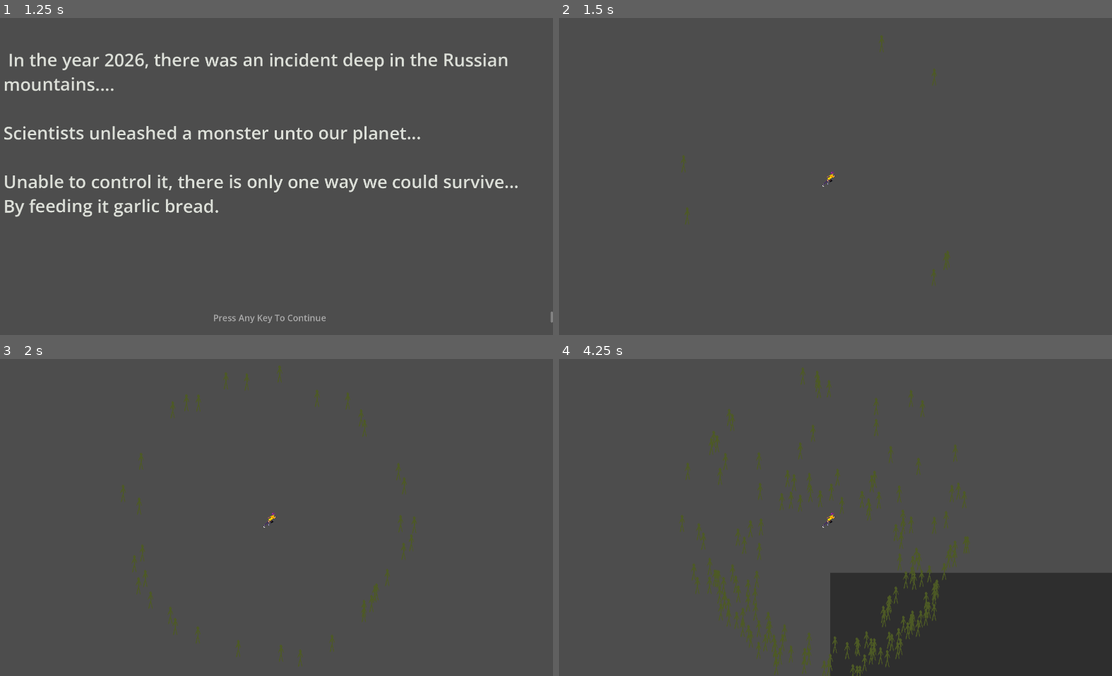
Above: before the commit, frames 1-4 (two rows, left to right).
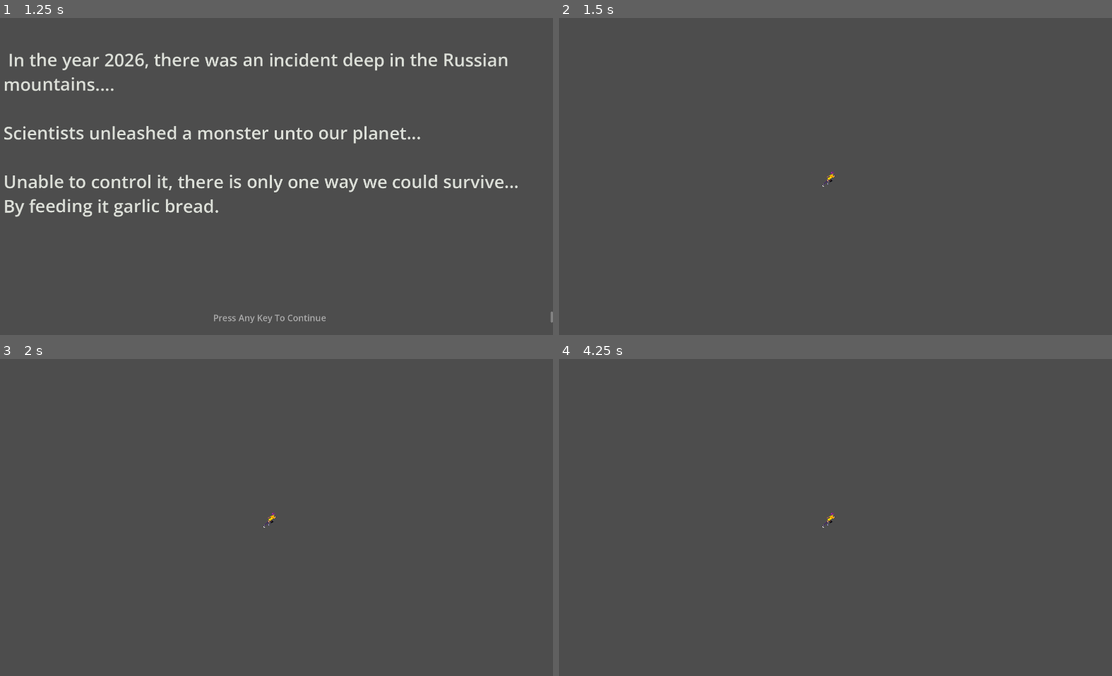
Above: after the commit, the same moments.

Repository: Falmenca/Garlic-Bread
Game: Godot game, scene res://Pages/Menus/Main_Menu.tscn
The game is run twice, just before and just after one commit, with the same random seed, the same clock (stepped at 60 frames per second) and the same inputs.
Inputs (mouse positions are in pixels of both pictures, inside the frame that each line leads up to):
- Up to frame 1 (1.25 s): tap Enter (ui_accept) at 0.5 s; move the mouse to (392, 160) at 0.52 s; hold D (right) from 0.53 s (still down); hold Enter (ui_accept) from 0.53 s (still down); click (392, 160) at 0.67 s
- Up to frame 2 (1.5 s): move the mouse to (719, 192) at 1.27 s; release D (right) at 1.28 s; release Enter (ui_accept) at 1.28 s; hold S (down) from 1.28 s (still down); tap Enter (ui_accept) at 1.35 s
- Up to frame 3 (2 s): keep holding S (down); tap Enter (ui_accept) at 1.52, 1.82 s
- Up to frame 4 (4.25 s): move the mouse to (885, 447) at 2.02 s; release S (down) at 2.03 s; hold D (right) 2.03-2.78 s; hold Enter (ui_accept) 2.03-2.78 s; move the mouse to (802, 580) at 2.77 s; hold Up (ui_up) 2.78-3.53 s; tap Enter (ui_accept) at 2.85, 3.02, 3.32 s; click (802, 580) at 2.92 s; move the mouse to (1001, 565) at 3.52 s; hold A (left) from 3.53 s (still down); hold Enter (ui_accept) from 3.53 s (still down); tap Escape (Pause) at 4.15 s

Frame 1 is identical in both runs. In frame 2, 0.1% of the frame differs, in the area x 22-71%, y 5-85%; in frame 3, 0.7%; in frame 4, 19%, in the area x 21-100%, y 2-100%.
Error after the commit: Invalid access to property or key 'pauseMenuScreen' on a base object of type 'Nil'. (res://Scripts/Utilities/MenuController.gd:46)

Commit message:
Made Menus Canvas layer so that it always shows on screen. Previous Control node method made pause/settings menu stick to a specific position on the screen and would drift as the player moved around.

Diff:
--- a/garlic/Pages/Credits/Credits.gd
+++ b/garlic/Pages/Credits/Credits.gd
@@ -1,4 +1,4 @@
-extends Node
+extends CanvasLayer
 
 @onready var main_text = $Background/Main
 @onready var press_any_button = $Background/PressAnyButton
--- a/garlic/Pages/Credits/Credits.tscn
+++ b/garlic/Pages/Credits/Credits.tscn
@@ -2,21 +2,14 @@
 
 [ext_resource type="Script" uid="uid://cegs547vv4mkr" path="res://Pages/Credits/Credits.gd" id="1_lhmol"]
 
-[node name="Credits" type="Control" unique_id=227889181]
-layout_mode = 3
-anchors_preset = 15
-anchor_right = 1.0
-anchor_bottom = 1.0
-grow_horizontal = 2
-grow_vertical = 2
+[node name="Credits" type="CanvasLayer" unique_id=2007695009]
 script = ExtResource("1_lhmol")
 
-[node name="Background" type="TextureRect" parent="." unique_id=2043518960]
-layout_mode = 0
+[node name="Background" type="TextureRect" parent="." unique_id=950449450]
 offset_right = 40.0
 offset_bottom = 40.0
 
-[node name="PressAnyButton" type="RichTextLabel" parent="Background" unique_id=840937153]
+[node name="PressAnyButton" type="RichTextLabel" parent="Background" unique_id=1190974360]
 layout_mode = 0
 offset_top = 1000.0
 offset_right = 1920.0
@@ -27,7 +20,7 @@
 horizontal_alignment = 1
 vertical_alignment = 1
 
-[node name="Main" type="RichTextLabel" parent="Background" unique_id=168234098]
+[node name="Main" type="RichTextLabel" parent="Background" unique_id=2078731233]
 layout_mode = 0
 offset_left = 50.0
 offset_top = 100.0
--- a/garlic/Pages/Menus/MainMenu.gd
+++ b/garlic/Pages/Menus/MainMenu.gd
@@ -1,4 +1,4 @@
-extends Control
+extends CanvasLayer
 
 var currentSelection = 0
 
--- a/garlic/Pages/Menus/Main_Menu.tscn
+++ b/garlic/Pages/Menus/Main_Menu.tscn
@@ -7,27 +7,21 @@
 [sub_resource type="StyleBoxFlat" id="StyleBoxFlat_dkhfw"]
 bg_color = Color(0.6, 0.6, 0.6, 0)
 
-[node name="Main" type="Control" unique_id=452110955]
-process_mode = 1
-layout_mode = 3
-anchors_preset = 15
-anchor_right = 1.0
-anchor_bottom = 1.0
-grow_horizontal = 2
-grow_vertical = 2
+[node name="Main" type="CanvasLayer" unique_id=946496449]
 script = ExtResource("1_rast2")
 
-[node name="Menus" type="Control" parent="." unique_id=1538758790]
+[node name="Menus" type="Control" parent="." unique_id=1662393599]
+layout_mode = 3
 anchors_preset = 0
 offset_right = 40.0
 offset_bottom = 40.0
 
-[node name="Game Title" type="Control" parent="Menus" unique_id=1763544175]
+[node name="Game Title" type="Control" parent="Menus" unique_id=1940010227]
 anchors_preset = 0
 offset_right = 40.0
 offset_bottom = 40.0
 
-[node name="Title" type="RichTextLabel" parent="Menus/Game Title" unique_id=773433097]
+[node name="Title" type="RichTextLabel" parent="Menus/Game Title" unique_id=1093351455]
 layout_mode = 0
 offset_top = 400.0
 offset_right = 1920.0
@@ -38,18 +32,18 @@
 horizontal_alignment = 1
 vertical_alignment = 1
 
-[node name="MainMenuScreen" type="TextureRect" parent="Menus" unique_id=1698599448]
+[node name="MainMenuScreen" type="TextureRect" parent="Menus" unique_id=2079056954]
 layout_mode = 0
 offset_right = 40.0
 offset_bottom = 40.0
 
-[node name="MenuOptions" type="ItemList" parent="Menus/MainMenuScreen" unique_id=512145259]
+[node name="MenuOptions" type="ItemList" parent="Menus/MainMenuScreen" unique_id=1233548361]
 layout_mode = 0
 offset_right = 1920.0
 offset_bottom = 1080.0
 theme_override_styles/panel = SubResource("StyleBoxFlat_dkhfw")
 
-[node name="Play" type="RichTextLabel" parent="Menus/MainMenuScreen/MenuOptions" unique_id=1436036911]
+[node name="Play" type="RichTextLabel" parent="Menus/MainMenuScreen/MenuOptions" unique_id=891397844]
 layout_mode = 0
 offset_top = 600.0
 offset_right = 1920.0
@@ -62,7 +56,7 @@
 vertical_alignment = 1
 metadata/Play = ""
 
-[node name="Settings" type="RichTextLabel" parent="Menus/MainMenuScreen/MenuOptions" unique_id=1505547760]
+[node name="Settings" type="RichTextLabel" parent="Menus/MainMenuScreen/MenuOptions" unique_id=360612296]
 layout_mode = 0
 offset_top = 695.0
 offset_right = 1920.0
@@ -75,7 +69,7 @@
 vertical_alignment = 1
 metadata/Settings = ""
 
-[node name="Credits" type="RichTextLabel" parent="Menus/MainMenuScreen/MenuOptions" unique_id=1568080364]
+[node name="Credits" type="RichTextLabel" parent="Menus/MainMenuScreen/MenuOptions" unique_id=1592583051]
 layout_mode = 0
 offset_top = 790.0
 offset_right = 1920.0
@@ -88,7 +82,7 @@
 vertical_alignment = 1
 metadata/Credits = ""
 
-[node name="Quit" type="RichTextLabel" parent="Menus/MainMenuScreen/MenuOptions" unique_id=1529228334]
+[node name="Quit" type="RichTextLabel" parent="Menus/MainMenuScreen/MenuOptions" unique_id=427814333]
 layout_mode = 0
 offset_top = 885.0
 offset_right = 1920.0
@@ -101,23 +95,20 @@
 vertical_alignment = 1
 metadata/Quit = ""
 
-[node name="ArrowSelector" type="Sprite2D" parent="Menus/MainMenuScreen/MenuOptions" unique_id=1605531613]
+[node name="ArrowSelector" type="Sprite2D" parent="Menus/MainMenuScreen/MenuOptions" unique_id=649094330]
 position = Vector2(820, 610)
 rotation = 1.5707964
 texture = ExtResource("2_eijfr")
 
-[node name="SettingsMenu" parent="Menus" unique_id=667081371 instance=ExtResource("3_w22lo")]
+[node name="SettingsMenu" parent="Menus" unique_id=1600310553 instance=ExtResource("3_w22lo")]
 visible = false
-z_index = 50
-z_as_relative = false
-layout_mode = 1
 
-[node name="PressAnyButton" type="Control" parent="Menus" unique_id=1083597454]
+[node name="PressAnyButton" type="Control" parent="Menus" unique_id=1783222525]
 anchors_preset = 0
 offset_right = 40.0
 offset_bottom = 40.0
 
-[node name="Text" type="RichTextLabel" parent="Menus/PressAnyButton" unique_id=1907644338]
+[node name="Text" type="RichTextLabel" parent="Menus/PressAnyButton" unique_id=1670390791]
 layout_mode = 0
 offset_top = 600.0
 offset_right = 1920.0
--- a/garlic/Scripts/Utilities/Pause.gd
+++ b/garlic/Scripts/Utilities/Pause.gd
@@ -1,4 +1,4 @@
-extends Control
+extends CanvasLayer
 
 var currentSelection = 0
 
--- a/garlic/Scripts/Utilities/Pause.tscn
+++ b/garlic/Scripts/Utilities/Pause.tscn
@@ -1,24 +1,16 @@
-[gd_scene format=3 uid="uid://d2ukcxle2ssa8"]
+[gd_scene format=3 uid="uid://bkoag1up2hdio"]
 
 [ext_resource type="Script" uid="uid://cq83tgi1edkvf" path="res://Scripts/Utilities/Pause.gd" id="1_b0aok"]
 [ext_resource type="Texture2D" uid="uid://tc6n3yhtf2hi" path="res://Assets/Level_Menu/MenuArrow.png" id="2_uft1l"]
 
-[node name="PauseMenu" type="Control" unique_id=452110955]
-process_mode = 3
-layout_mode = 3
-anchors_preset = 15
-anchor_right = 1.0
-anchor_bottom = 1.0
-grow_horizontal = 2
-grow_vertical = 2
+[node name="Pause" type="CanvasLayer" unique_id=1317229918]
 script = ExtResource("1_b0aok")
 
-[node name="Background" type="TextureRect" parent="." unique_id=1698599448]
-layout_mode = 0
+[node name="Background" type="TextureRect" parent="." unique_id=873948921]
 offset_right = 40.0
 offset_bottom = 40.0
 
-[node name="Title" type="RichTextLabel" parent="Background" unique_id=773433097]
+[node name="Title" type="RichTextLabel" parent="Background" unique_id=1102061]
 layout_mode = 0
 offset_top = 400.0
 offset_right = 1920.0
@@ -29,12 +21,12 @@
 horizontal_alignment = 1
 vertical_alignment = 1
 
-[node name="MenuOptions" type="ItemList" parent="Background" unique_id=512145259]
+[node name="MenuOptions" type="ItemList" parent="Background" unique_id=2027800876]
 layout_mode = 0
 offset_right = 1920.0
 offset_bottom = 1080.0
 
-[node name="Continue" type="RichTextLabel" parent="Background/MenuOptions" unique_id=1436036911]
+[node name="Continue" type="RichTextLabel" parent="Background/MenuOptions" unique_id=1888805658]
 layout_mode = 0
 offset_top = 600.0
 offset_right = 1920.0
@@ -47,7 +39,7 @@
 vertical_alignment = 1
 metadata/Continue = ""
 
-[node name="Settings" type="RichTextLabel" parent="Background/MenuOptions" unique_id=1505547760]
+[node name="Settings" type="RichTextLabel" parent="Background/MenuOptions" unique_id=1818476291]
 layout_mode = 0
 offset_top = 695.0
 offset_right = 1920.0
@@ -60,7 +52,7 @@
 vertical_alignment = 1
 metadata/Settings = ""
 
-[node name="Main_Menu" type="RichTextLabel" parent="Background/MenuOptions" unique_id=1568080364]
+[node name="Main_Menu" type="RichTextLabel" parent="Background/MenuOptions" unique_id=1178417986]
 layout_mode = 0
 offset_top = 790.0
 offset_right = 1920.0
@@ -73,7 +65,7 @@
 vertical_alignment = 1
 metadata/Main_Menu = ""
 
-[node name="Quit" type="RichTextLabel" parent="Background/MenuOptions" unique_id=1529228334]
+[node name="Quit" type="RichTextLabel" parent="Background/MenuOptions" unique_id=1330059799]
 layout_mode = 0
 offset_top = 885.0
 offset_right = 1920.0
@@ -86,7 +78,7 @@
 vertical_alignment = 1
 metadata/Quit = ""
 
-[node name="ArrowSelector" type="Sprite2D" parent="Background/MenuOptions" unique_id=1605531613]
+[node name="ArrowSelector" type="Sprite2D" parent="Background/MenuOptions" unique_id=1732086708]
 position = Vector2(820, 610)
 rotation = 1.5707964
 texture = ExtResource("2_uft1l")
--- a/garlic/Scripts/Utilities/Settings.gd
+++ b/garlic/Scripts/Utilities/Settings.gd
@@ -1,4 +1,4 @@
-extends Control
+extends CanvasLayer
 
 var currentSelection = 0
 var active := false
--- a/garlic/Scripts/Utilities/Settings.tscn
+++ b/garlic/Scripts/Utilities/Settings.tscn
@@ -3,26 +3,18 @@
 [ext_resource type="Script" uid="uid://ddijfhrmu4roa" path="res://Scripts/Utilities/Settings.gd" id="1_3blog"]
 [ext_resource type="Texture2D" uid="uid://tc6n3yhtf2hi" path="res://Assets/Level_Menu/MenuArrow.png" id="2_0vtga"]
 
-[sub_resource type="StyleBoxFlat" id="StyleBoxFlat_u1m4l"]
+[sub_resource type="StyleBoxFlat" id="StyleBoxFlat_yf3m1"]
 bg_color = Color(0.16, 0.16, 0.16, 0.88235295)
 
-[node name="SettingsMenu" type="Control" unique_id=452110955]
-process_mode = 3
-layout_mode = 3
-anchors_preset = 15
-anchor_right = 1.0
-anchor_bottom = 1.0
-grow_horizontal = 2
-grow_vertical = 2
+[node name="Settings" type="CanvasLayer" unique_id=1600310553]
 script = ExtResource("1_3blog")
 
-[node name="MenuOptions" type="ItemList" parent="." unique_id=512145259]
-layout_mode = 0
+[node name="MenuOptions" type="ItemList" parent="." unique_id=456962281]
 offset_right = 1920.0
 offset_bottom = 1080.0
-theme_override_styles/panel = SubResource("StyleBoxFlat_u1m4l")
+theme_override_styles/panel = SubResource("StyleBoxFlat_yf3m1")
 
-[node name="Title" type="RichTextLabel" parent="MenuOptions" unique_id=773433097]
+[node name="Title" type="RichTextLabel" parent="MenuOptions" unique_id=2141413143]
 layout_mode = 0
 offset_top = 200.0
 offset_right = 1920.0
@@ -33,7 +25,7 @@
 horizontal_alignment = 1
 vertical_alignment = 1
 
-[node name="FPS_Counter" type="RichTextLabel" parent="MenuOptions" unique_id=1436036911]
+[node name="FPS_Counter" type="RichTextLabel" parent="MenuOptions" unique_id=35141927]
 layout_mode = 0
 offset_left = 500.0
 offset_top = 400.0
@@ -46,7 +38,7 @@
 vertical_alignment = 1
 metadata/FPS_Toggle = ""
 
-[node name="Volume" type="RichTextLabel" parent="MenuOptions" unique_id=1505547760]
+[node name="Volume" type="RichTextLabel" parent="MenuOptions" unique_id=1727535631]
 layout_mode = 0
 offset_left = 500.0
 offset_top = 500.0
@@ -59,7 +51,7 @@
 vertical_alignment = 1
 metadata/Volume = ""
 
-[node name="Screen" type="RichTextLabel" parent="MenuOptions" unique_id=1568080364]
+[node name="Screen" type="RichTextLabel" parent="MenuOptions" unique_id=2105801174]
 layout_mode = 0
 offset_left = 500.0
 offset_top = 600.0
@@ -72,7 +64,7 @@
 vertical_alignment = 1
 metadata/Screen = ""
 
-[node name="Back" type="RichTextLabel" parent="MenuOptions" unique_id=1529228334]
+[node name="Back" type="RichTextLabel" parent="MenuOptions" unique_id=1842171240]
 layout_mode = 0
 offset_left = 500.0
 offset_top = 700.0
@@ -85,7 +77,7 @@
 vertical_alignment = 1
 metadata/Back = ""
 
-[node name="ArrowSelector" type="Sprite2D" parent="MenuOptions" unique_id=1543135784]
+[node name="ArrowSelector" type="Sprite2D" parent="MenuOptions" unique_id=1749000582]
 position = Vector2(450, 413)
 rotation = 1.5707964
 texture = ExtResource("2_0vtga")
